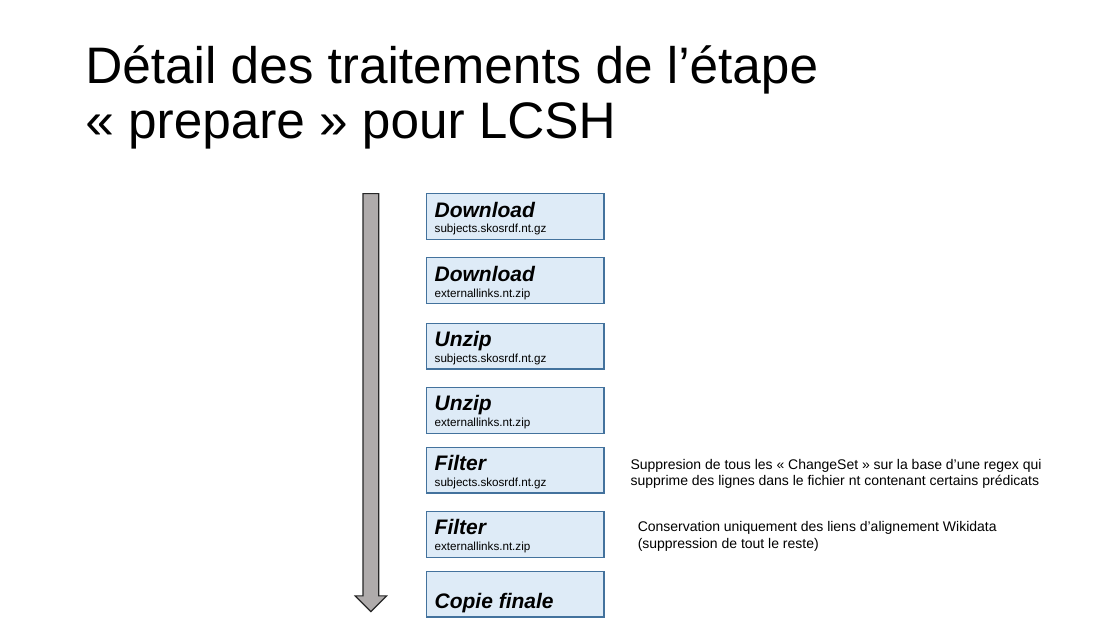
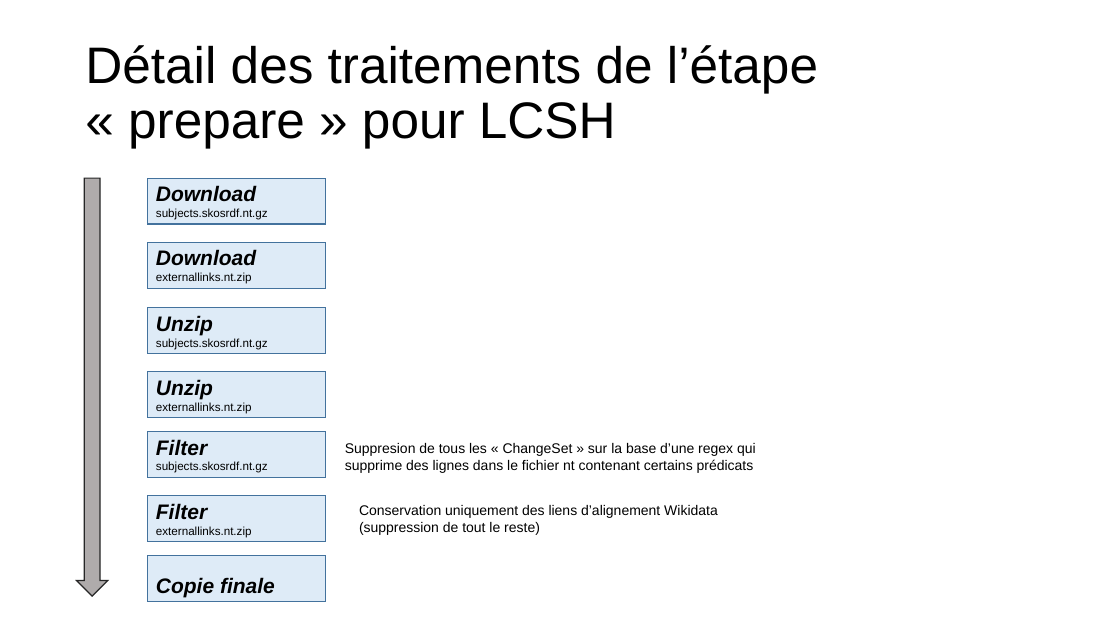
Before and after one commit to sparna-git/isidore-referentiels, a slide deck: slide 5 of documentation/documentation.pptx (slide 4 before the commit). Drawn at 1120x630 pixels with LibreOffice and Linux fonts; fonts in the diff are those of the drawing. Boxes give left, top, right and bottom in pixels: in the first picture for what was removed or moved away, otherwise in the second. Text is boxed around its words. In the diff, an @@ line names an element or a change of style, - is before the commit and + after.

```diff
--- a/documentation/documentation.pptx
+++ b/documentation/documentation.pptx
@@ 7 rectangles, 1 text, 1 right arrow moved together from (x1=356, y1=194, x2=997, y2=618) to (x1=77, y1=178, x2=718, y2=602) @@
@@ text "Suppresion de tous les « ..." moved from (x1=631, y1=459, x2=1042, y2=488) to (x1=345, y1=443, x2=756, y2=473) @@
```
Also in this commit, not shown: 4 other slides changed, 1 slide added, 4 other files.
